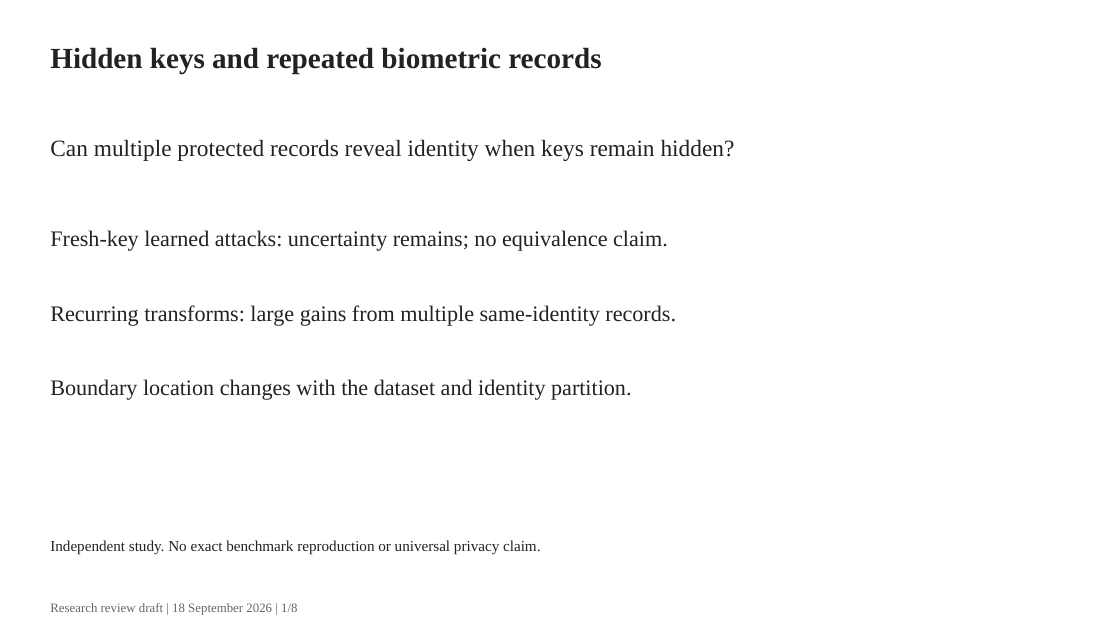
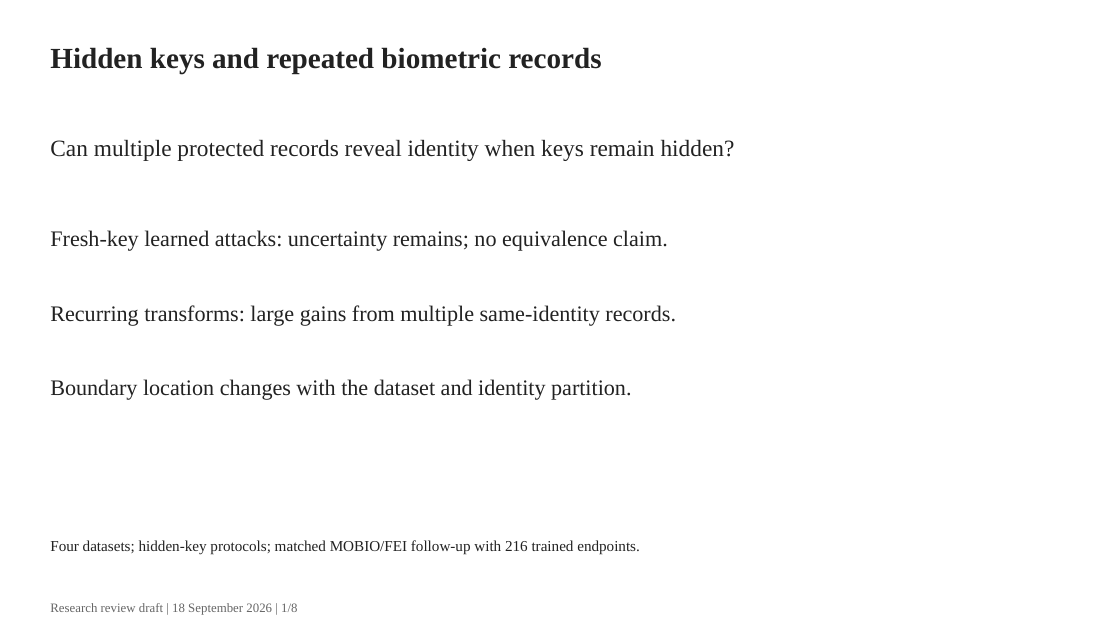
Before and after one commit to gigioneggiando/biometric-template-leakage, a slide deck: slide 1 of reports/slides/research_review.pptx. Drawn at 1120x630 pixels with LibreOffice and Linux fonts; fonts in the diff are those of the drawing. Boxes give left, top, right and bottom in pixels: in the first picture for what was removed or moved away, otherwise in the second. Text is boxed around its words. In the diff, an @@ line names an element or a change of style, - is before the commit and + after.

```diff
--- a/reports/slides/research_review.pptx
+++ b/reports/slides/research_review.pptx
@@ text at <box>50,540,640,555</box>: text changed @@
-Independent study. No exact benchmark reproduction or universal privacy claim.
+Four datasets; hidden-key protocols; matched MOBIO/FEI follow-up with 216 trained endpoints.
```
Also in this commit, not shown: 3 other slides changed, 1 slide added, 1 slide removed, 55 other files.
